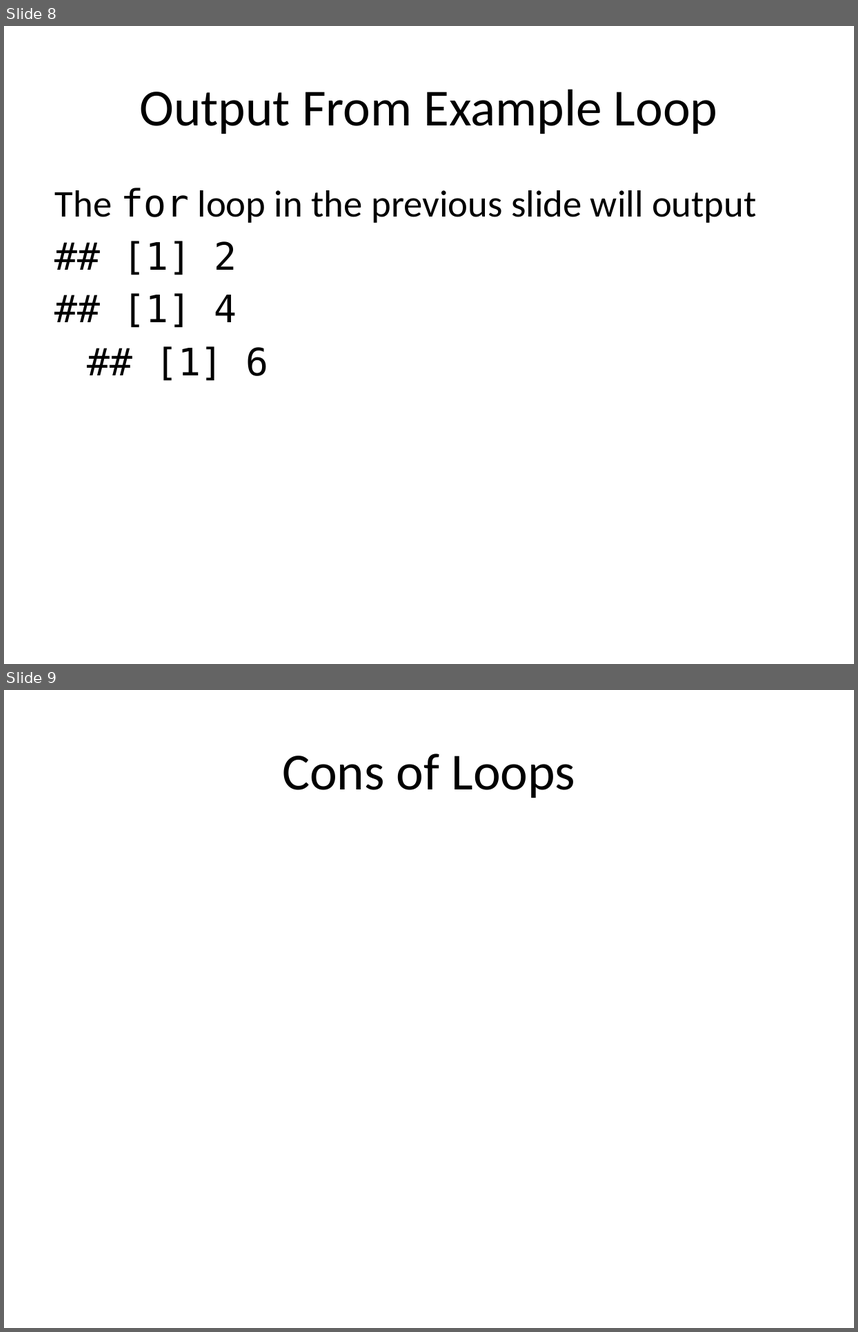
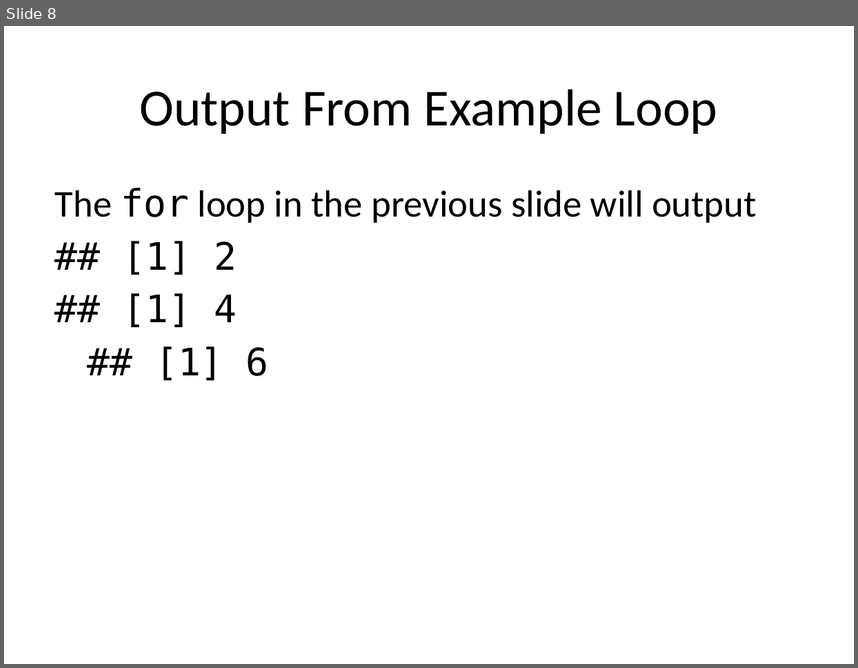
Before and after one commit to jmgraham30/SWBmodules, a slide deck: slides/iteration_with_purrr.pptx. Shown one above the other, each under a label of ours: slides 8 and 9 before the commit, slide 8 after it. The pictures are 858x1332 and 858x668 pixels, drawn with LibreOffice and Linux fonts; fonts in the diff are those of the drawing. Boxes give left, top, right and bottom in pixels: in the first picture for what was removed or moved away, otherwise in the second. Text is boxed around its words. In the diff, an @@ line names an element or a change of style, - is before the commit and + after.

```diff
--- a/slides/iteration_with_purrr.pptx
+++ b/slides/iteration_with_purrr.pptx
@@ slide 9 removed at bbox=[4, 690, 854, 1328], background #FFFFFF @@
@@ title removed at bbox=[282, 753, 576, 798] @@
-Cons of Loops
```
Also in this commit, not shown: 1 slide changed, 5 slides added, 1 other slide removed, 1 other file.
